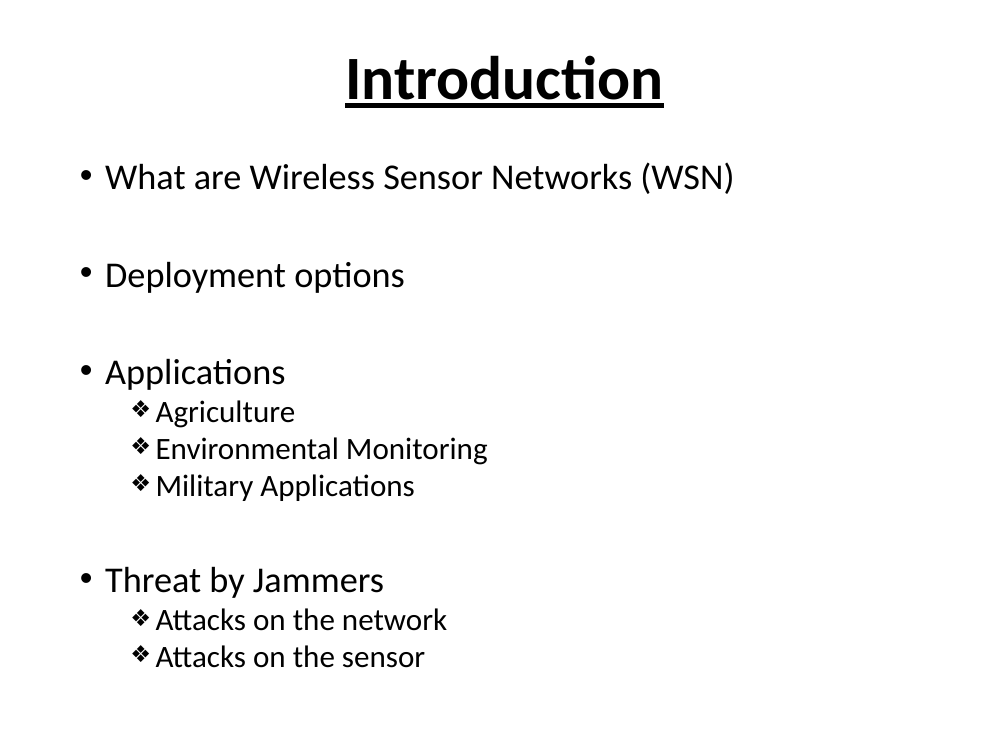
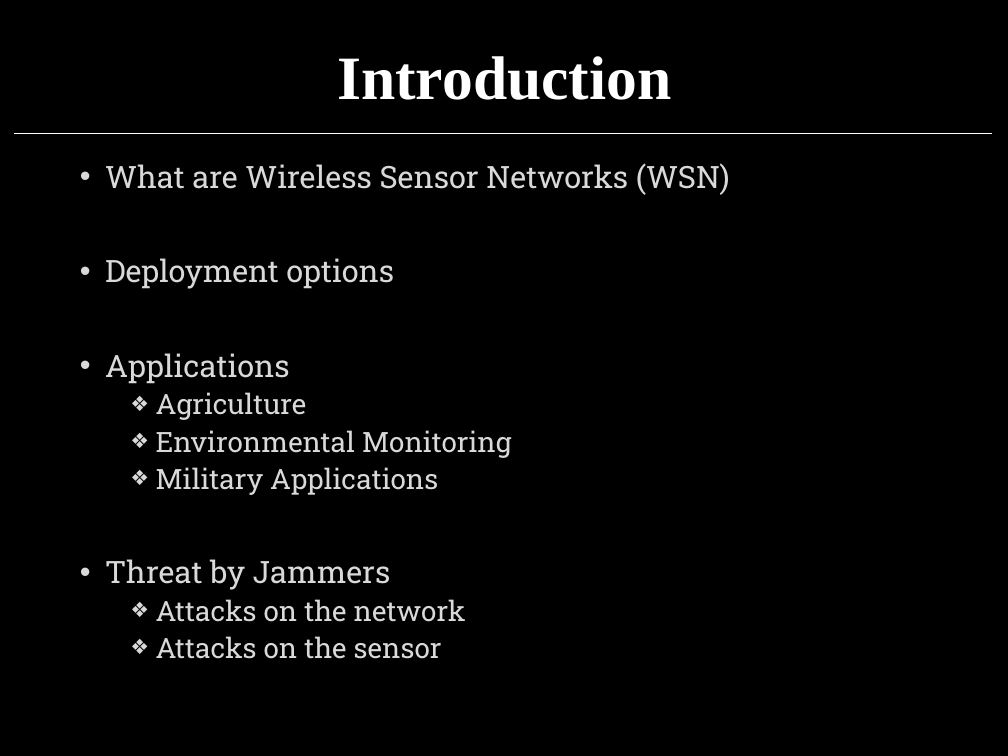
Before and after one commit to j4yd33p/MTP, a slide deck: slide 3 of MTP/Thesis/JBR_PPT.pptx (slide 2 before the commit). Drawn at 1008x756 pixels with LibreOffice and Linux fonts; fonts in the diff are those of the drawing. Boxes give left, top, right and bottom in pixels: in the first picture for what was removed or moved away, otherwise in the second. Text is boxed around its words. In the diff, an @@ line names an element or a change of style, - is before the commit and + after.

```diff
--- a/MTP/Thesis/JBR_PPT.pptx
+++ b/MTP/Thesis/JBR_PPT.pptx
@@ background #FFFFFF to #000000 @@
@@ title "Introduction" at (337, 56, 671, 100): font Calibri to Times New Roman, text colour #000000 to #FFFFFF, underline off @@
@@ line added from (14, 133) to (992, 133), #FFFFFF 0.5 pt @@
@@ text "What are Wireless Sensor Networks ..." at (105, 163, 730, 659): size 25.9 to 22 pt in "What are Wireless Sensor Networks (WSN)", "Deployment options", "Applications", "Threat by Jammers"; font Calibri to Roboto Slab, text colour #000000 to #D9D9D9; size 22.2 to 20 pt in "Agriculture", "Environmental Monitoring", "Military Applications", "Attacks on the network" and 1 more places; line spacing 0.8 to 0.9 @@
```
Also in this commit, not shown: 4 other slides changed, 14 slides added, 8 other files.
